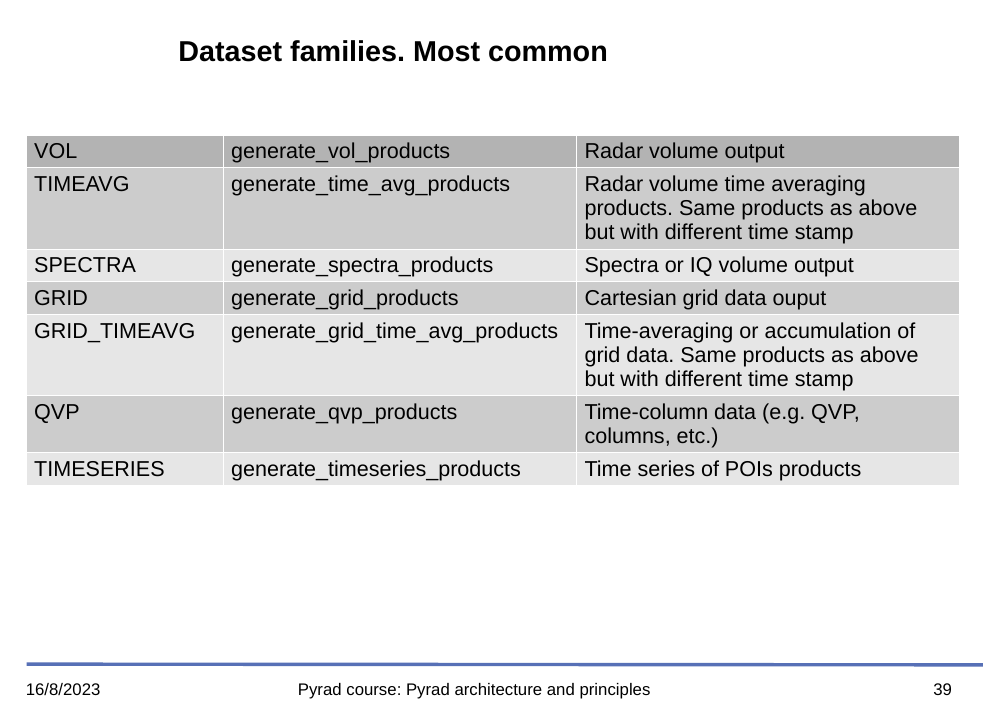
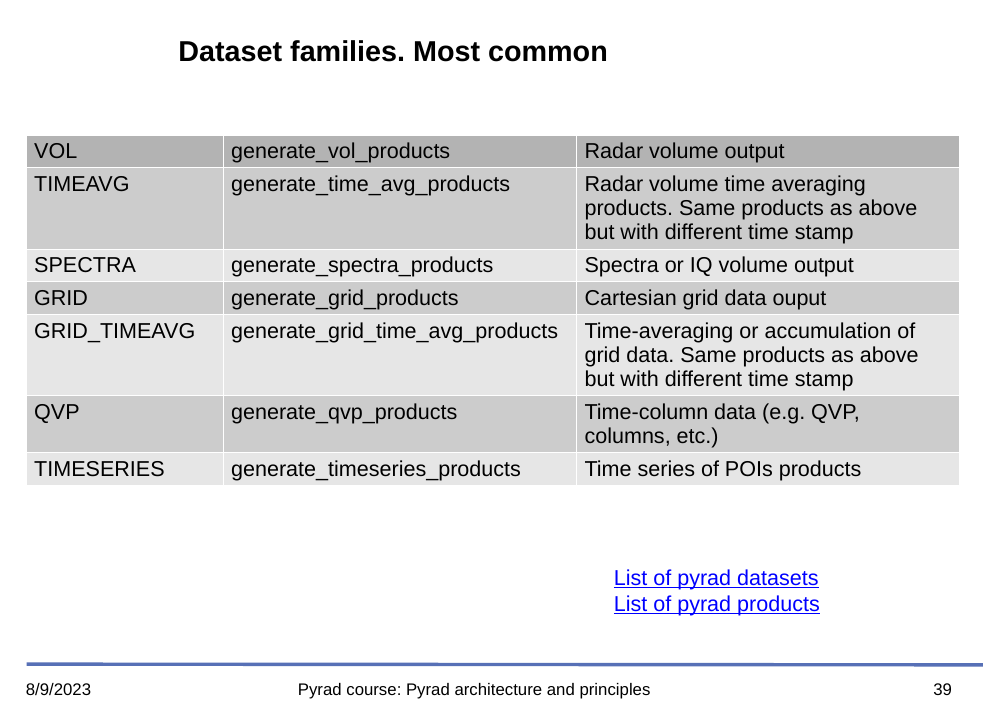
Before and after one commit to openradar/pyrad_course, a slide deck: slide 39 of presentations/pptx/04_Pyrad_architecture_and_principles.pptx. Drawn at 1008x713 pixels with LibreOffice and Linux fonts; fonts in the diff are those of the drawing; background and template pictures are left out. Boxes give left, top, right and bottom in pixels: in the first picture for what was removed or moved away, otherwise in the second. Text is boxed around its words. In the diff, an @@ line names an element or a change of style, - is before the commit and + after.

Commit message:
minor changes in presentation

```diff
--- a/presentations/pptx/04_Pyrad_architecture_and_principles.pptx
+++ b/presentations/pptx/04_Pyrad_architecture_and_principles.pptx
@@ text added at (x1=614, y1=569, x2=820, y2=616), 18 pt, text #0000FF, underline @@
+List of pyrad datasets
+List of pyrad products
@@ text at (x1=26, y1=683, x2=91, y2=696): text changed @@
-16/8/2023
+8/9/2023
```
Also in this commit, not shown: 41 other slides changed, 1 slide removed, 2 other files.
